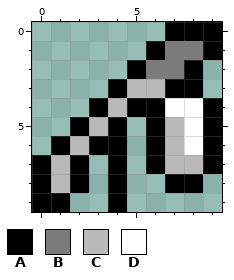
Pixel-art file, stored at art/tools/flamethrower.aseprite. This is how it looked before the edit.
10x10 pixels, 1 frame.
Palette (. is transparent): A #000000  B #7b7b7b  C #b9b9b9  D #ffffff
Pixels before, first column x 0:
 0 .......AAA
 1 ......ABBA
 2 .....ABBA.
 3 ....ACCAA.
 4 ...ACAADDA
 5 ..ACA.ACDA
 6 .ACAA.ACDA
 7 ACA.A.ACCA
 8 ACA.A..AA.
 9 AA..A.....
After:
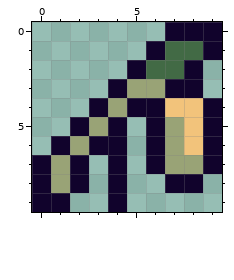
What changed:
colour A: #000000 -> #11032c
colour B: #7b7b7b -> #426a45
colour C: #b9b9b9 -> #99a376
colour D: #ffffff -> #f2c37b
Changed places in both pictures, as pixel boxes (x1, y1, x2, y2):
changed: (32, 22, 222, 212)
